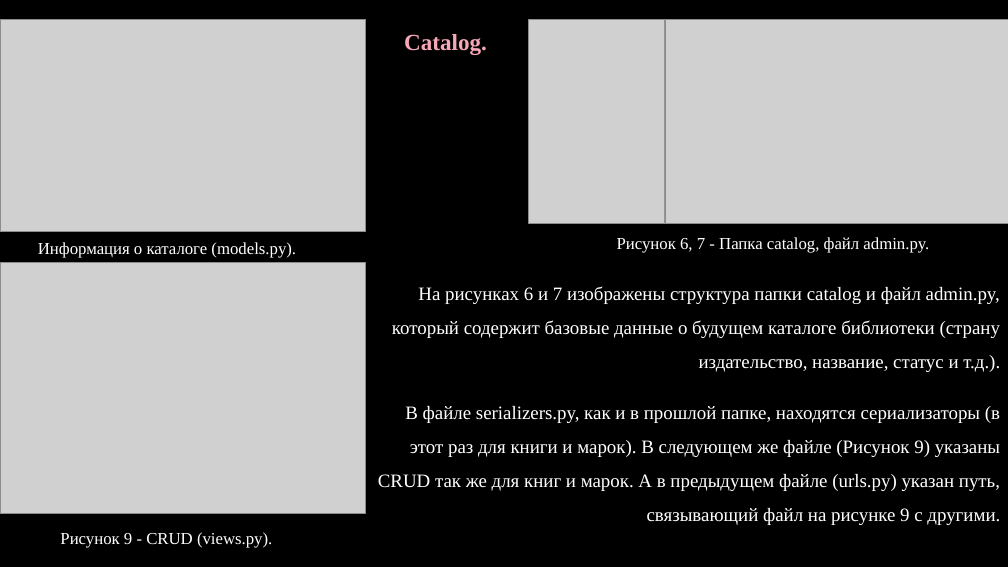
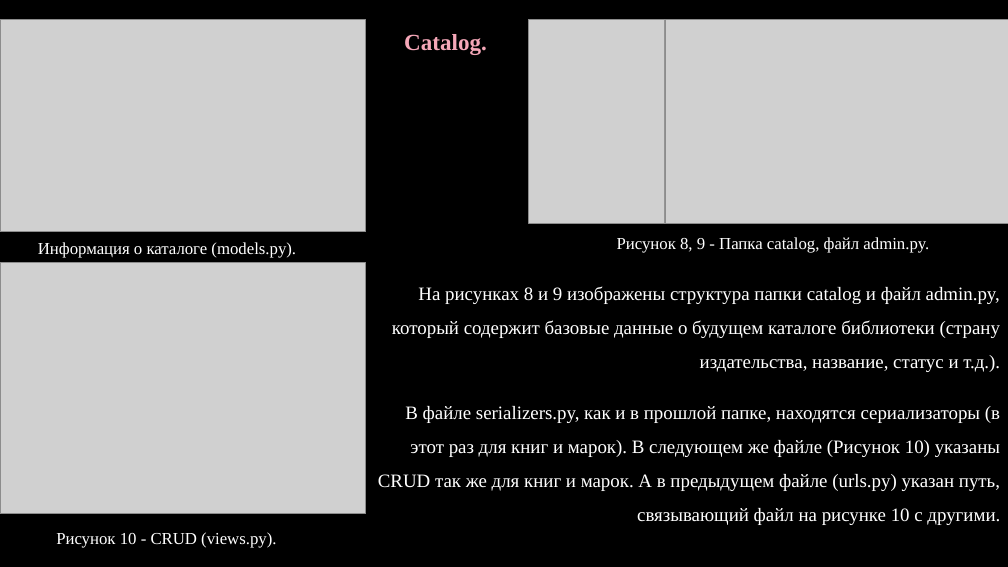
Before and after one commit to n1lhsss/YP04, a slide deck: slide 7 of Презентация Microsoft PowerPoint.pptx (slide 5 before the commit). Drawn at 1008x567 pixels with LibreOffice and Linux fonts; fonts in the diff are those of the drawing; grey boxes stand for pictures; background and template pictures are left out. Boxes give left, top, right and bottom in pixels: in the first picture for what was removed or moved away, otherwise in the second. Text is boxed around its words. In the diff, an @@ line names an element or a change of style, - is before the commit and + after.

```diff
--- a/Презентация Microsoft PowerPoint.pptx
+++ b/Презентация Microsoft PowerPoint.pptx
@@ text at box(617, 237, 929, 253): text changed @@
-Рисунок 6, 7 - Папка catalog, файл admin.py.
+Рисунок 8, 9 - Папка catalog, файл admin.py.
@@ text at box(392, 286, 1000, 372): text changed @@
-На рисунках 6 и 7 изображены структура папки catalog и файл admin.py, который содержит базовые данные о будущем каталоге библиотеки (страну издательство, название, статус и т.д.).
+На рисунках 8 и 9 изображены структура папки catalog и файл admin.py, который содержит базовые данные о будущем каталоге библиотеки (страну издательства, название, статус и т.д.).
@@ text at box(378, 406, 1000, 525): text changed @@
-В файле serializers.py, как и в прошлой папке, находятся сериализаторы (в этот раз для книги и марок). В следующем же файле (Рисунок 9) указаны CRUD так же для книг и марок. А в предыдущем файле (urls.py) указан путь, связывающий файл на рисунке 9 с другими.
+В файле serializers.py, как и в прошлой папке, находятся сериализаторы (в этот раз для книг и марок). В следующем же файле (Рисунок 10) указаны CRUD так же для книг и марок. А в предыдущем файле (urls.py) указан путь, связывающий файл на рисунке 10 с другими.
@@ text at box(56, 532, 276, 548): text changed @@
-Рисунок 9 - CRUD (views.py).
+Рисунок 10 - CRUD (views.py).
```
Also in this commit, not shown: 7 other slides changed, 4 slides added, 2 other files.
